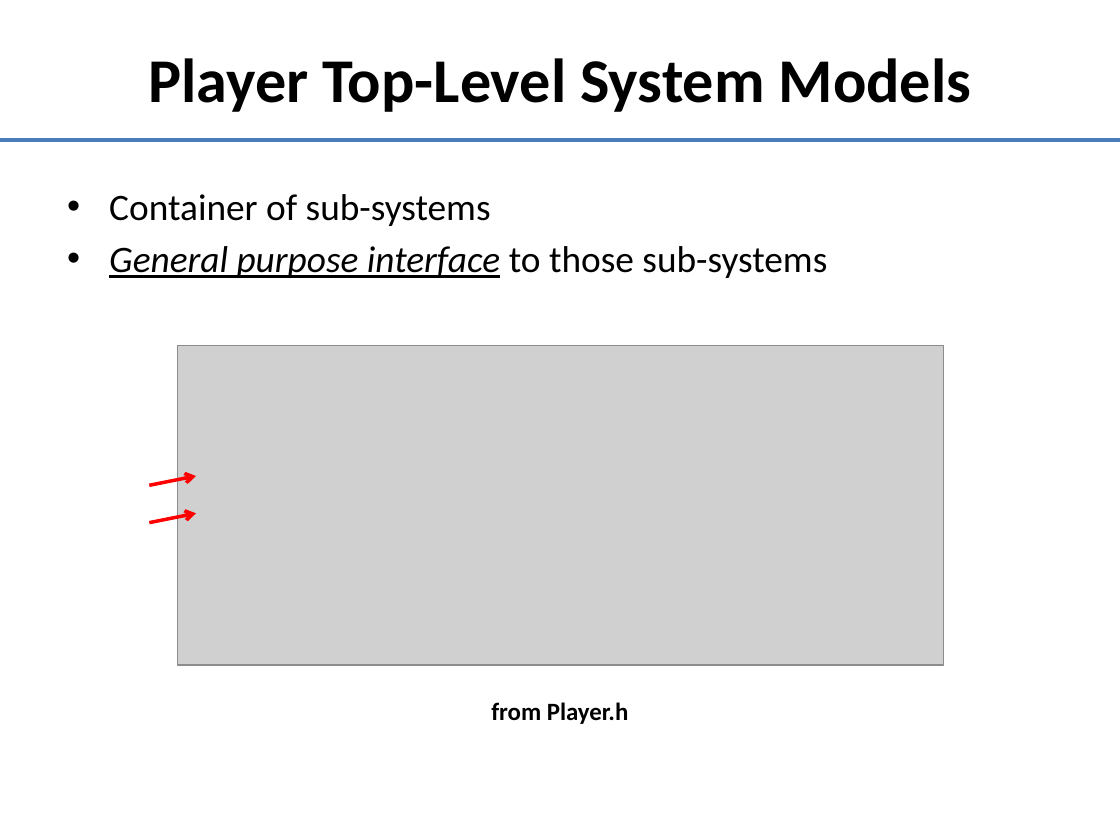
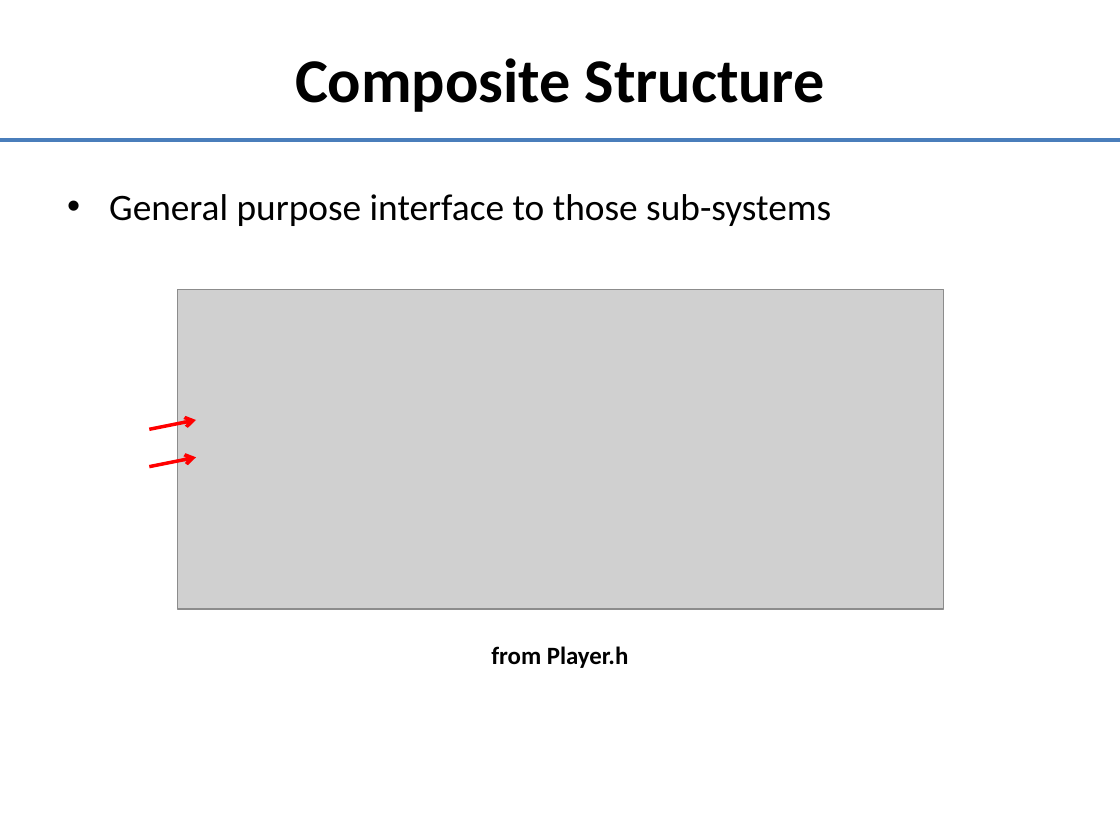
Before and after one commit to doughodson/OpenEaagles, a slide deck: slide 22 of doc/umlDiagrams/player-control-logic.pptx (slide 19 before the commit). Drawn at 1120x840 pixels with LibreOffice and Linux fonts; fonts in the diff are those of the drawing; grey boxes stand for pictures. Boxes give left, top, right and bottom in pixels: in the first picture for what was removed or moved away, otherwise in the second. Text is boxed around its words. In the diff, an @@ line names an element or a change of style, - is before the commit and + after.

```diff
--- a/doc/umlDiagrams/player-control-logic.pptx
+++ b/doc/umlDiagrams/player-control-logic.pptx
@@ title at (295, 58, 825, 112): text changed @@
-Player Top-Level System Models
+Composite Structure
@@ text "General purpose interface to those ..." at (109, 194, 831, 226): italic off, underline off in "General purpose interface" @@
@@ text at (109, 194, 491, 226): paragraph removed @@
-• Container of sub-systems
@@ 2 arrows, 1 picture, 1 text: place and size @@
-2 arrows, 1 picture, 1 text at (149, 345, 943, 724)
+2 arrows, 1 picture, 1 text at (149, 289, 943, 668)
```
Also in this commit, not shown: 11 other slides changed, 5 slides added, 1 other file.
